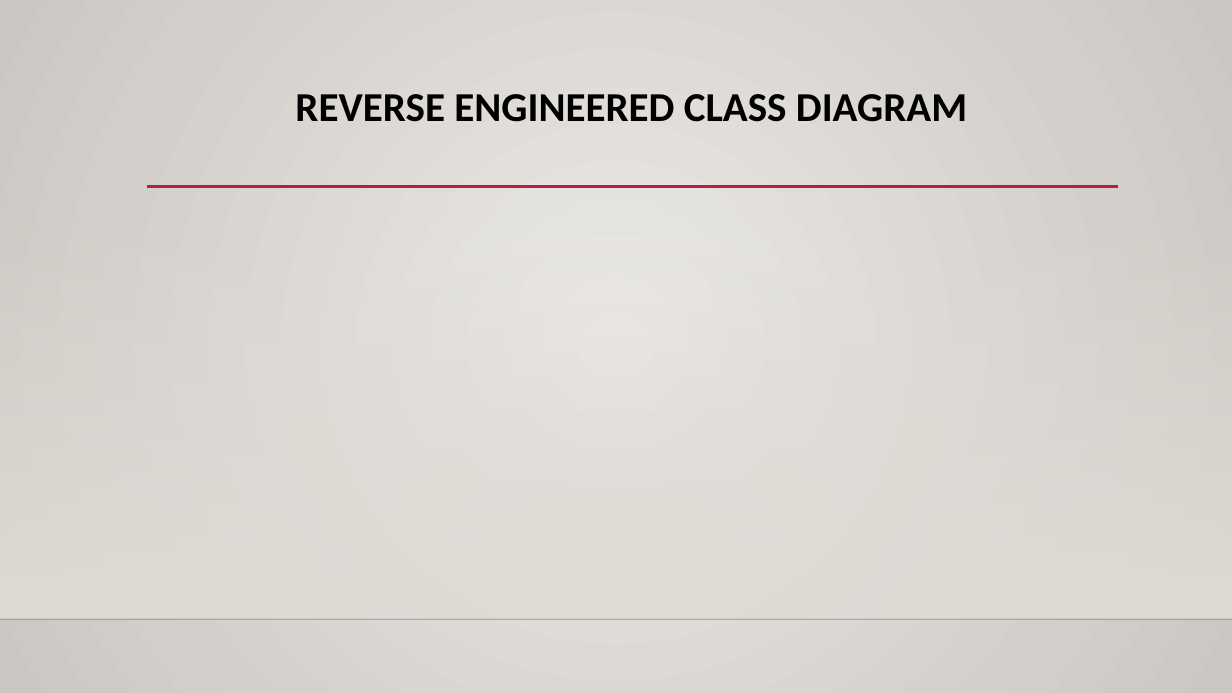
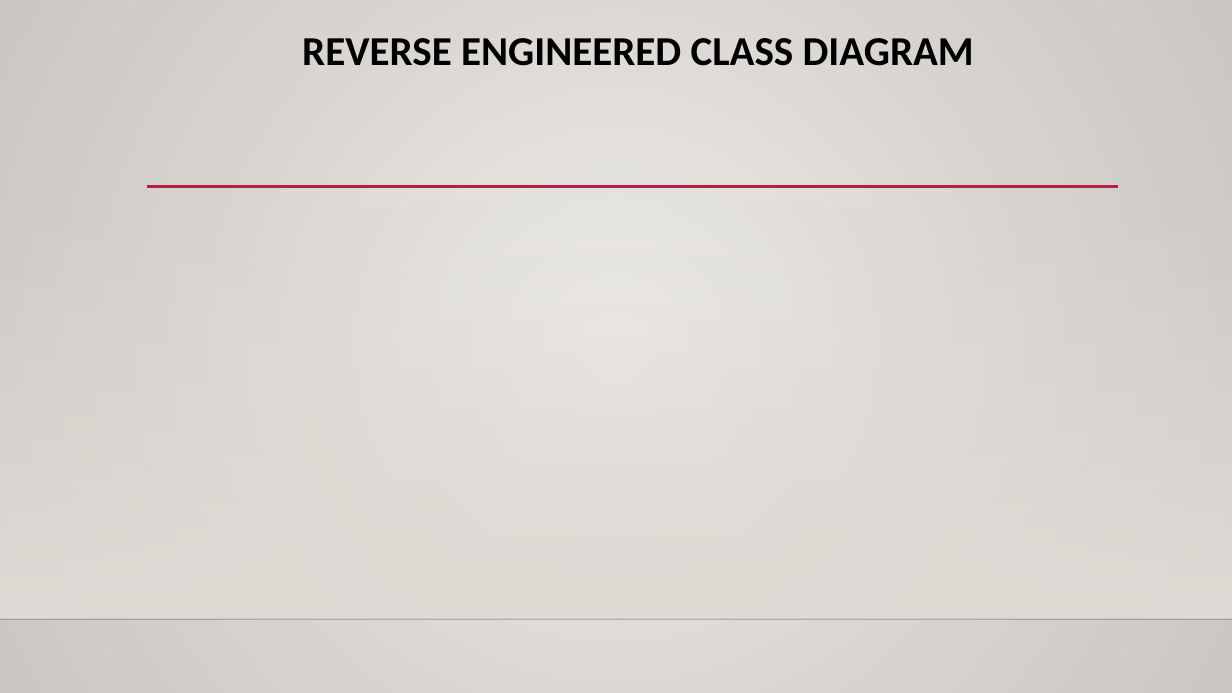
Before and after one commit to nyaundid/Hotel_Management-, a slide deck: slide 9 of Final_Presentation.pptx. Drawn at 1232x693 pixels with LibreOffice and Linux fonts; fonts in the diff are those of the drawing; background and template pictures are left out. Boxes give left, top, right and bottom in pixels: in the first picture for what was removed or moved away, otherwise in the second. Text is boxed around its words. In the diff, an @@ line names an element or a change of style, - is before the commit and + after.

```diff
--- a/Final_Presentation.pptx
+++ b/Final_Presentation.pptx
@@ title "REVERSE ENGINEERED CLASS DIAGRAM": place and size @@
-title "REVERSE ENGINEERED CLASS DIAGRAM" at box(295, 94, 967, 122)
+title "REVERSE ENGINEERED CLASS DIAGRAM" at box(302, 38, 974, 66)
```
Also in this commit, not shown: 5 other slides changed.
